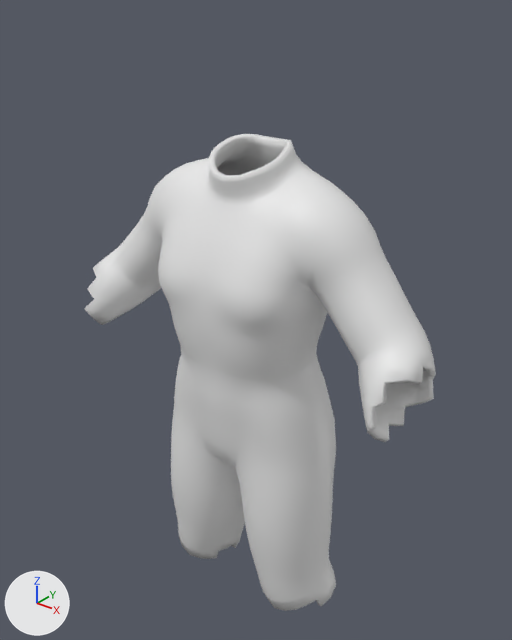
An edit to the FBX model unity/Assets/Art/Chars/Garments/seek_merchant.fbx, drawn before and after from the same camera.
Camera for both pictures: a 50 mm camera at (0.905, -1.145, 1.892) aimed at (-0.006, -0.006, 1.186). Arrows for +X, +Y and +Z are at lower left; the lights stay in place. The picture after the commit comes second.

Objects in the first picture: 'garment_seek_merchant'.
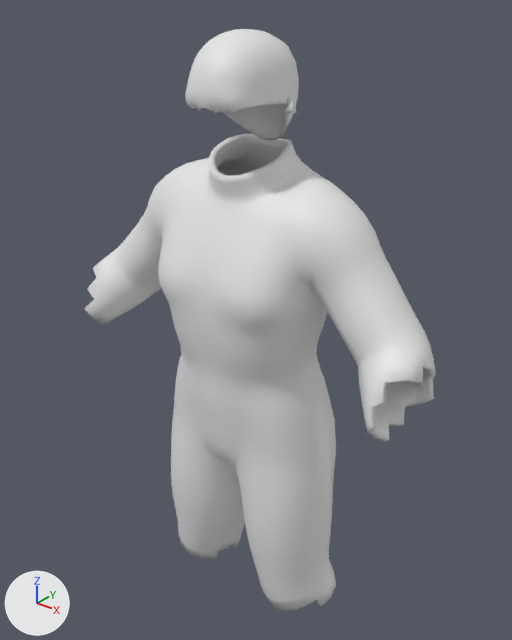
The edits, one by one:
Material 'hair' (mat_hair) is new.
Its base color is (0.8, 0.8, 0.8) (white #e7e7e7).
me_garment_seek_merchant is used by ob_garment_seek_merchant; location (0.0, 0.0, 0.0).
me_garment_seek_merchant had 3788 vertices, 3792 faces and spanned x -0.45..0.45, y -0.192..0.128, z 0.469..1.593.
me_garment_seek_merchant now has 5906 vertices, 5916 faces and spans x -0.45..0.45, y -0.192..0.128, z 0.469..1.803.
me_garment_seek_merchant part 1: a new loose piece of 1674 vertices spanning x -0.11..0.11, y -0.169..0.067, z 1.587..1.803, in mat_hair (white #e7e7e7).
Other edits to the shape of me_garment_seek_merchant do not show in these pictures.
me_garment_seek_merchant gains material mat_hair (white #e7e7e7).

Boxes (x1, y1, x2, y2) around the edits, measured in the pictures (512 x 640 px):
'garment_seek_merchant', reshaped (22% taller): before (85, 134, 436, 611); after (85, 29, 436, 611)
part 1 of me_garment_seek_merchant, added: after (185, 29, 299, 141)
